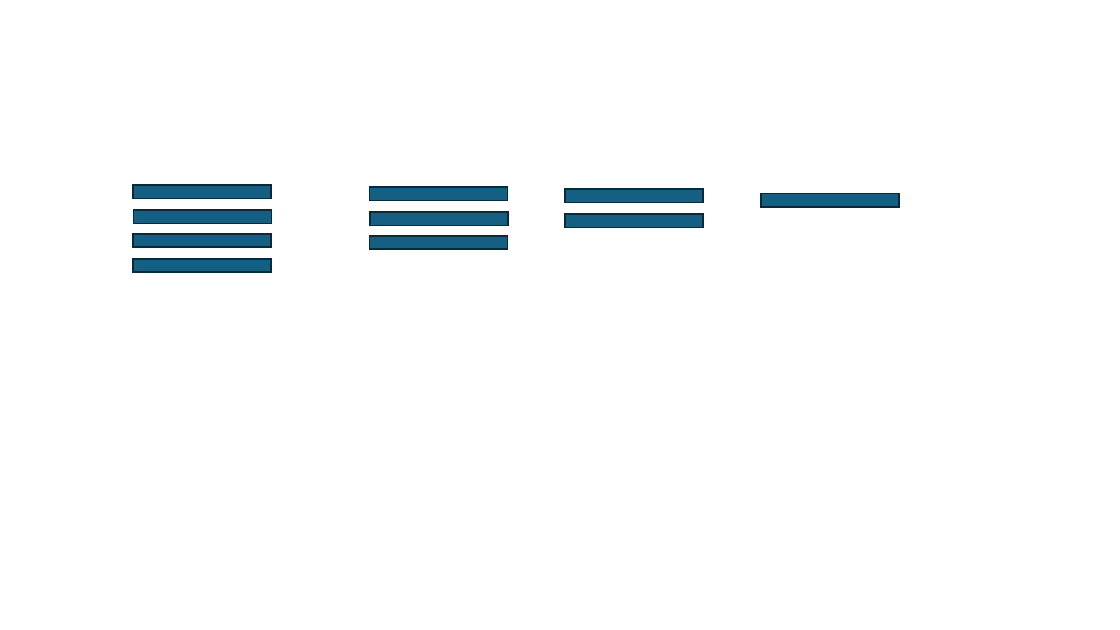
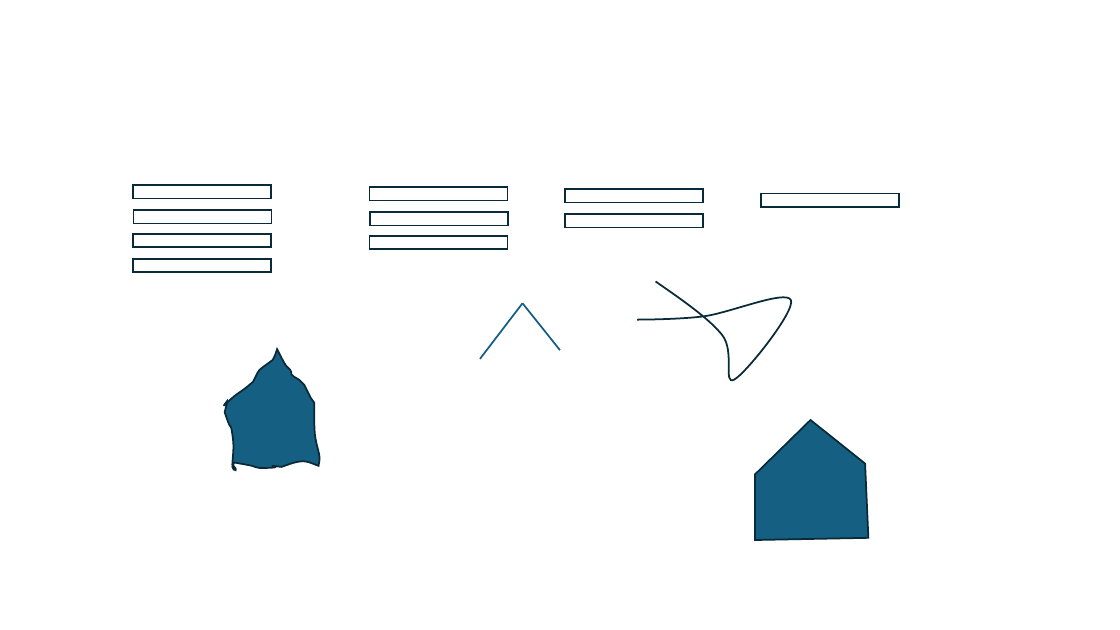
Before and after one commit to RuleGame/Rule-Game-game-data, a slide deck: slide 2 of shapes/pk/MakeNumerosityShapes.pptx. Drawn at 1120x630 pixels with LibreOffice and Linux fonts; fonts in the diff are those of the drawing. Boxes give left, top, right and bottom in pixels: in the first picture for what was removed or moved away, otherwise in the second. Text is boxed around its words. In the diff, an @@ line names an element or a change of style, - is before the commit and + after.

```diff
--- a/shapes/pk/MakeNumerosityShapes.pptx
+++ b/shapes/pk/MakeNumerosityShapes.pptx
@@ fill #156082 to none in 10 elements at [133,186,271,199], [134,210,271,223], [133,234,271,248], [133,259,271,272], [370,187,507,201], [370,213,507,226], [370,236,507,250], [565,189,702,202], [565,214,703,228], [761,193,899,207] @@
@@ freeform shape added at [637,281,791,381], outline #092A39 1.5 pt @@
@@ line added from (480, 359) to (523, 303), #156082 1.5 pt @@
@@ line added from (523, 303) to (560, 350), #156082 1.5 pt @@
@@ freeform shape added at [223,350,319,471], fill #156082, outline #092A39 1.5 pt @@
@@ freeform shape added at [755,420,869,540], fill #156082, outline #092A39 1.5 pt @@
```
Also in this commit, not shown: 17 other files.
